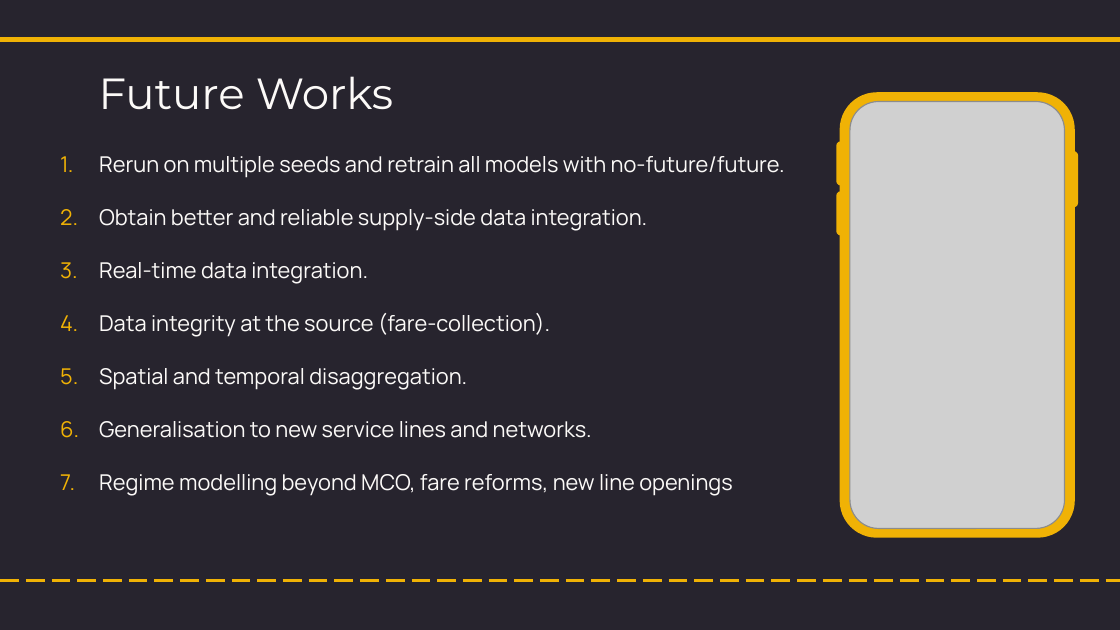
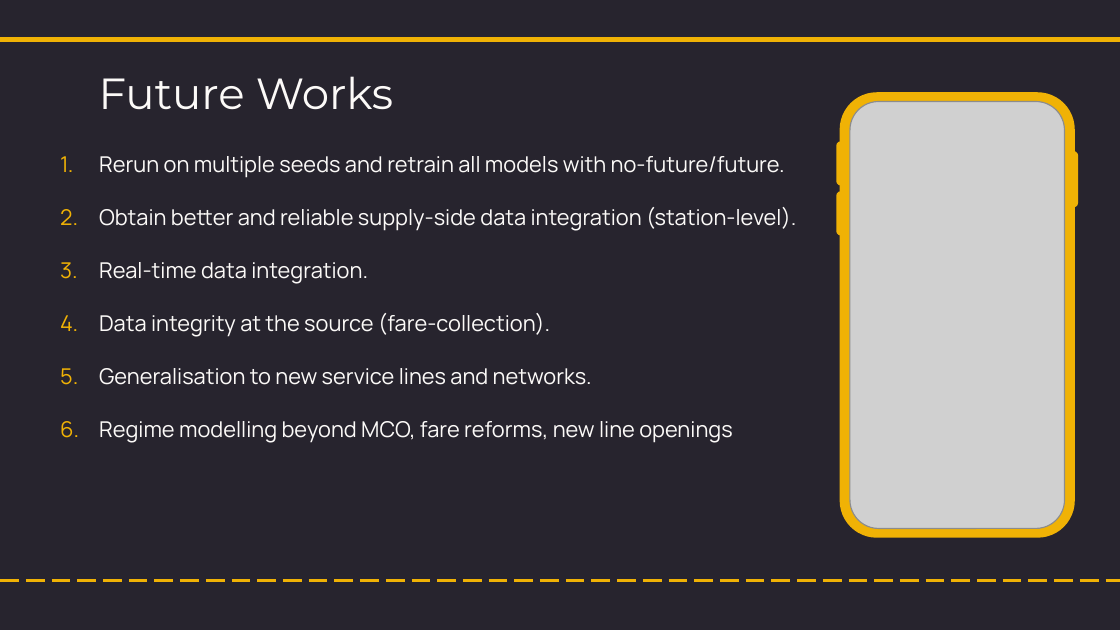
Before and after one commit to NightfuryEquinn/Ridership, a slide deck: slide 58 of docs/24202141_yipzixian_p2_presentation_revised.pptx. Drawn at 1120x630 pixels with LibreOffice and Linux fonts; fonts in the diff are those of the drawing; grey boxes stand for pictures. Boxes give left, top, right and bottom in pixels: in the first picture for what was removed or moved away, otherwise in the second. Text is boxed around its words. In the diff, an @@ line names an element or a change of style, - is before the commit and + after.

```diff
--- a/docs/24202141_yipzixian_p2_presentation_revised.pptx
+++ b/docs/24202141_yipzixian_p2_presentation_revised.pptx
@@ subtitle at <box>99,207,796,231</box>: text changed @@
-2. Obtain better and reliable supply-side data integration.
+2. Obtain better and reliable supply-side data integration (station-level).
@@ subtitle at <box>99,368,467,390</box>: paragraph removed @@
-5. Spatial and temporal disaggregation.
```
Also in this commit, not shown: 1 other slide changed, 4 other files.
